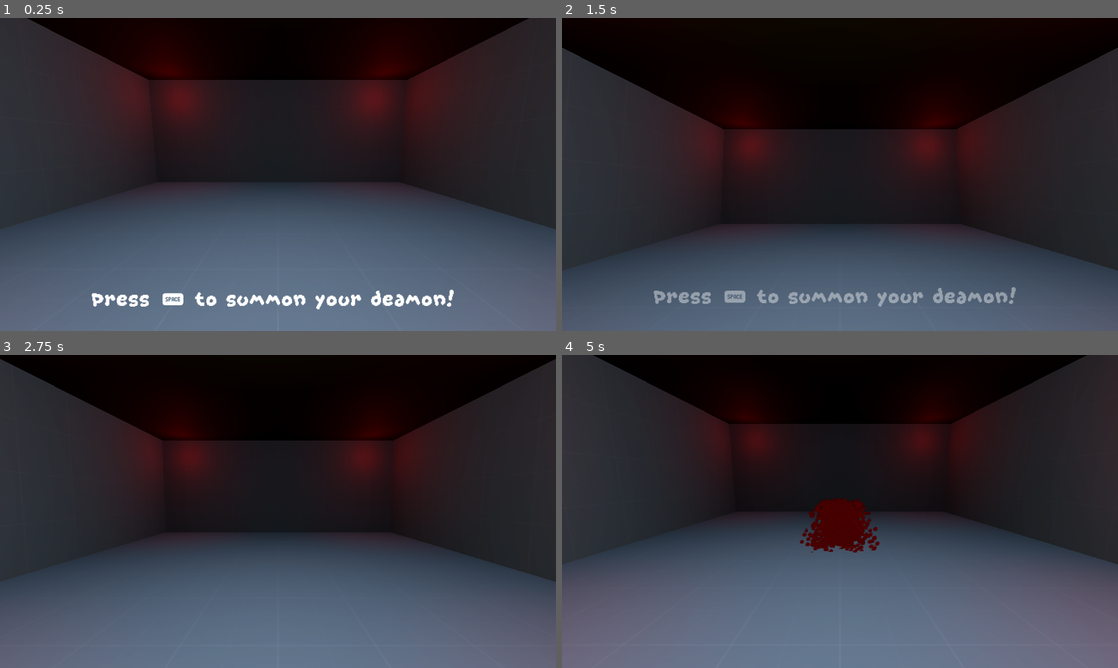
Above: before the commit, frames 1-4 (two rows, left to right).
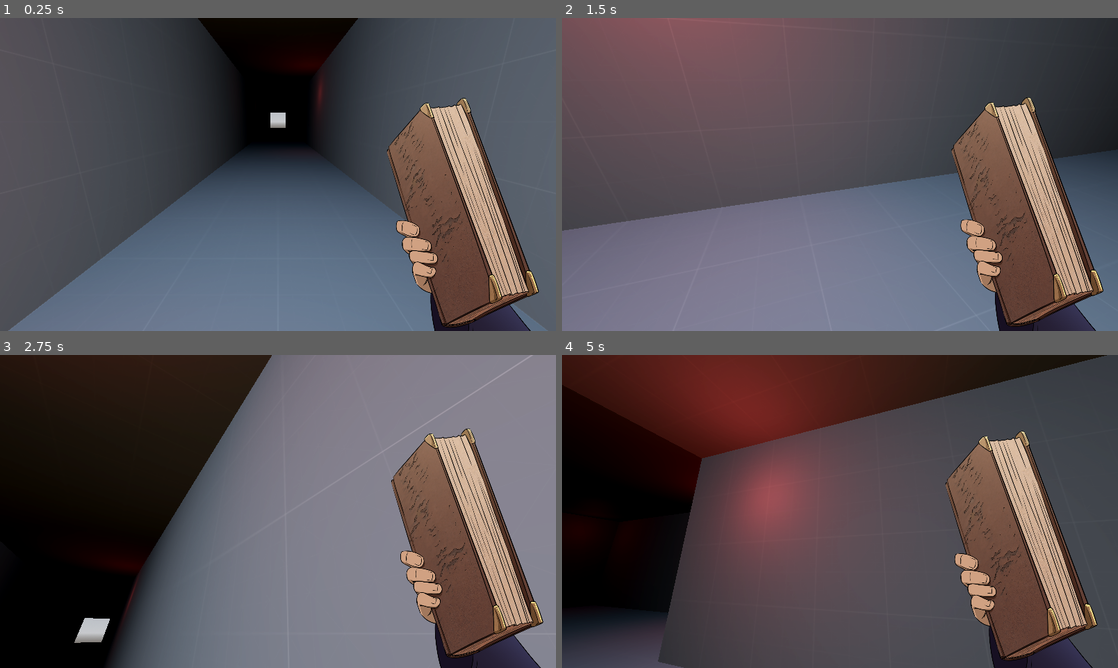
Above: after the commit, the same moments.

Repository: Bigaston/LDJam55
Game: Godot game, scene res://scenes/game/level.tscn
Two runs of this game, one before a commit and one after it. Both use one fixed random seed, a clock stepped at 60 frames per second and the inputs below.
Inputs (mouse positions are in pixels of both pictures, inside the frame that each line leads up to):
- Up to frame 1 (0.25 s): no input
- Up to frame 2 (1.5 s): move the mouse to (962, 158) at 0.52 s; hold E (book_right) 0.53-1.28 s; tap Space (use_spell) at 0.6, 1.35 s; move the mouse to (728, 190) at 1.27 s; hold S (move_backward) from 1.28 s (still down)
- Up to frame 3 (2.75 s): move the mouse to (333, 442) at 2.02 s; release S (move_backward) at 2.03 s; hold E (book_right) from 2.03 s (still down); tap Space (use_spell) at 2.1 s
- Up to frame 4 (5 s): move the mouse to (812, 574) at 2.77 s; release E (book_right) at 2.78 s; hold W (move_forward) 2.78-3.53 s; tap Space (use_spell) at 2.85, 3.6, 4.35 s; move the mouse to (1006, 558) at 3.52 s; hold Q (book_left) from 3.53 s (still down); move the mouse to (673, 464) at 4.27 s

The runs differ from the first frame. In frame 1, 63% of the frame differs, in the area x 0-100%, y 0-100%; in frame 2, 95%; in frame 3, 92%; in frame 4, 96%.

Commit message:
Ajout de placeholder d'icons

Diff:
--- a/objects/ui/BasicSpell.gd
+++ b/objects/ui/BasicSpell.gd
@@ -7,11 +7,11 @@
 	$SpellName.text = spell.name
 	$RightText.text = spell.right_page_text
 
-	$PictoPart.texture = part_linker.get_icon(spell.result_true.body_position)
+	$PictoPart.texture = part_linker.get_icon(spell.result_true.body_position).icon
 	$PictoFamily.texture = monster_linker.get_family(spell.result_true.monster_family).icon
 
-	$Condition/ConditionPart.texture = part_linker.get_icon(spell.condition.body_position)
+	$Condition/ConditionPart.texture = part_linker.get_icon(spell.condition.body_position).icon
 	$Condition/ConditionFamily.texture = monster_linker.get_family(spell.condition.monster_family).icon
 
-	$Condition/BadResultPart.texture = part_linker.get_icon(spell.result_false.body_position)
+	$Condition/BadResultPart.texture = part_linker.get_icon(spell.result_false.body_position).icon
 	$Condition/BadResultFamily.texture = monster_linker.get_family(spell.result_false.monster_family).icon
--- a/resources/content/MonsterResourceLinker.tres
+++ b/resources/content/MonsterResourceLinker.tres
@@ -7,6 +7,7 @@
 [ext_resource type="AudioStream" uid="uid://cwg0ffekh7n07" path="res://resources/audio/audio streams/A_B.tres" id="2_raebs"]
 [ext_resource type="Texture2D" uid="uid://c2ugmfvhnjdut" path="res://resources/textures/monsters/placeholders/BansheeLegs_muscle.png" id="3_g00it"]
 [ext_resource type="AudioStream" uid="uid://bc6av84vyseo1" path="res://resources/audio/audio streams/H_B.tres" id="3_iy347"]
+[ext_resource type="Texture2D" uid="uid://dyhyjumh8uwmb" path="res://resources/ui/icons/harpie.png" id="5_jus8p"]
 [ext_resource type="Texture2D" uid="uid://bopcnpvxnx27c" path="res://resources/textures/monsters/placeholders/BansheeTorso_muscle.png" id="5_k31vr"]
 [ext_resource type="Texture2D" uid="uid://v8xjmt6e0msa" path="res://resources/textures/monsters/placeholders/ZombieArm_slim.png" id="6_0kxfe"]
 [ext_resource type="AudioStream" uid="uid://csscnepbyflij" path="res://resources/audio/audio streams/L_B.tres" id="6_t51u1"]
@@ -22,6 +23,7 @@
 [ext_resource type="Texture2D" uid="uid://dro0yeabfxi6a" path="res://resources/textures/monsters/placeholders/SpecterTorso_tentacle.png" id="13_5grgm"]
 [ext_resource type="Texture2D" uid="uid://cqm70k81qch5m" path="res://resources/textures/monsters/placeholders/OgreArm_fat.png" id="14_j5wjg"]
 [ext_resource type="AudioStream" uid="uid://4342gvncoceh" path="res://resources/audio/audio streams/L_Z.tres" id="15_isfg0"]
+[ext_resource type="Texture2D" uid="uid://ds77safhmmgk8" path="res://resources/ui/icons/zombie.png" id="15_u0p8w"]
 [ext_resource type="Texture2D" uid="uid://drwtpixpbgi63" path="res://resources/textures/monsters/placeholders/OgreHead_fat.png" id="15_w0k8j"]
 [ext_resource type="Texture2D" uid="uid://d1o3m65x42l66" path="res://resources/textures/monsters/placeholders/OgreLegs_fat.png" id="16_gxdvo"]
 [ext_resource type="AudioStream" uid="uid://dfhew345lrbn" path="res://resources/audio/audio streams/T_Z.tres" id="17_lfcpq"]
@@ -29,15 +31,18 @@
 [ext_resource type="AudioStream" uid="uid://c0x8ba50iol2x" path="res://resources/audio/audio streams/A_S.tres" id="19_5xvdv"]
 [ext_resource type="AudioStream" uid="uid://djs6ndf0deyf5" path="res://resources/audio/audio streams/H_S.tres" id="20_po0bk"]
 [ext_resource type="AudioStream" uid="uid://bgm4p8yckf1n3" path="res://resources/audio/audio streams/L_S.tres" id="23_ac6mj"]
+[ext_resource type="Texture2D" uid="uid://b1gmrgnfvhidv" path="res://resources/ui/icons/spectre.png" id="24_ehy1b"]
 [ext_resource type="AudioStream" uid="uid://cbqe0socna2bk" path="res://resources/audio/audio streams/T_S.tres" id="25_aph82"]
 [ext_resource type="AudioStream" uid="uid://dynvr2a18pwce" path="res://resources/audio/audio streams/A_O.tres" id="27_40ppo"]
 [ext_resource type="AudioStream" uid="uid://dt1fjgh7f0prp" path="res://resources/audio/audio streams/H_O.tres" id="28_3uylh"]
 [ext_resource type="AudioStream" uid="uid://h1ipvnj680ui" path="res://resources/audio/audio streams/L_O.tres" id="31_it0lx"]
 [ext_resource type="AudioStream" uid="uid://8hgo27h7rluy" path="res://resources/audio/audio streams/T_O.tres" id="33_u21ly"]
+[ext_resource type="Texture2D" uid="uid://ccw6nvk8mrqs4" path="res://resources/ui/icons/ogre.png" id="33_ue4p3"]
 
 [sub_resource type="Resource" id="Resource_u2exw"]
 script = ExtResource("1_y7r5o")
 family = 0
+icon = ExtResource("5_jus8p")
 heads = Array[Texture2D]([ExtResource("2_jatcs")])
 torso = Array[Texture2D]([ExtResource("5_k31vr")])
 arms = Array[Texture2D]([ExtResource("1_qr3nv")])
@@ -50,6 +55,7 @@
 [sub_resource type="Resource" id="Resource_qwqee"]
 script = ExtResource("1_y7r5o")
 family = 1
+icon = ExtResource("15_u0p8w")
 heads = Array[Texture2D]([ExtResource("7_rd6e7")])
 torso = Array[Texture2D]([ExtResource("9_gx6hd")])
 arms = Array[Texture2D]([ExtResource("6_0kxfe")])
@@ -62,6 +68,7 @@
 [sub_resource type="Resource" id="Resource_lw8mj"]
 script = ExtResource("1_y7r5o")
 family = 2
+icon = ExtResource("24_ehy1b")
 heads = Array[Texture2D]([ExtResource("11_b17cf")])
 torso = Array[Texture2D]([ExtResource("13_5grgm")])
 arms = Array[Texture2D]([ExtResource("10_8yhyr")])
@@ -74,6 +81,7 @@
 [sub_resource type="Resource" id="Resource_ytqt8"]
 script = ExtResource("1_y7r5o")
 family = 3
+icon = ExtResource("33_ue4p3")
 heads = Array[Texture2D]([ExtResource("15_w0k8j")])
 torso = Array[Texture2D]([ExtResource("17_nd0na")])
 arms = Array[Texture2D]([ExtResource("14_j5wjg")])
--- a/resources/content/PartResourceLinker.tres
+++ b/resources/content/PartResourceLinker.tres
@@ -1,23 +1,31 @@
-[gd_resource type="Resource" script_class="PartResourceLinker" load_steps=7 format=3 uid="uid://006fwh1qrrer"]
+[gd_resource type="Resource" script_class="PartResourceLinker" load_steps=11 format=3 uid="uid://006fwh1qrrer"]
 
 [ext_resource type="Script" path="res://scripts/custom_resources/parts/PartIconLink.gd" id="1_7cevv"]
+[ext_resource type="Texture2D" uid="uid://do4j2nfcpnxoa" path="res://resources/ui/icons/torso.png" id="1_exdi5"]
 [ext_resource type="Script" path="res://scripts/custom_resources/parts/PartResourceLinker.gd" id="1_pny73"]
+[ext_resource type="Texture2D" uid="uid://csese6wlrj6j1" path="res://resources/ui/icons/arms.png" id="3_71vvj"]
+[ext_resource type="Texture2D" uid="uid://cadkoxexcoqcp" path="res://resources/ui/icons/legs.png" id="4_hieyy"]
+[ext_resource type="Texture2D" uid="uid://bld5v4rf0sghi" path="res://resources/ui/icons/head.png" id="5_f8ehw"]
 
 [sub_resource type="Resource" id="Resource_5akxl"]
 script = ExtResource("1_7cevv")
 part = 0
+icon = ExtResource("1_exdi5")
 
 [sub_resource type="Resource" id="Resource_hy75f"]
 script = ExtResource("1_7cevv")
 part = 1
+icon = ExtResource("3_71vvj")
 
 [sub_resource type="Resource" id="Resource_lb24i"]
 script = ExtResource("1_7cevv")
 part = 2
+icon = ExtResource("4_hieyy")
 
 [sub_resource type="Resource" id="Resource_o6coh"]
 script = ExtResource("1_7cevv")
 part = 3
+icon = ExtResource("5_f8ehw")
 
 [resource]
 script = ExtResource("1_pny73")
--- a/scenes/game/level.tscn
+++ b/scenes/game/level.tscn
@@ -311,9 +311,10 @@
 monster_spawn = NodePath("../StartRoom/MonsterSpawn")
 player_scene = ExtResource("7_2wh5t")
 player_spawn = NodePath("../StartRoom/PlayerSpawn")
+skip_intro = true
 
 [node name="Camera3D" type="Camera3D" parent="Intro"]
-transform = Transform3D(-1, 2.20956e-07, 2.52554e-06, 0, 0.996195, -0.0871558, -2.53518e-06, -0.0871558, -0.996195, 0, 1.5, 1.3)
+transform = Transform3D(-1, -3.52828e-07, 2.51051e-06, 0, 0.990268, 0.139173, -2.53518e-06, 0.139173, -0.990268, 0, 1.5, 1.7)
 
 [node name="AnimationPlayer" type="AnimationPlayer" parent="Intro"]
 libraries = {
--- a/scripts/scenes/Intro.gd
+++ b/scripts/scenes/Intro.gd
@@ -6,8 +6,15 @@
 @export var player_scene: PackedScene
 @export var player_spawn: Node3D
 
+@export var skip_intro: bool = false
+
 var monster: Node3D
 var player: CharacterBody3D
+
+func _ready():
+	if skip_intro:
+		($AnimationPlayer as AnimationPlayer).speed_scale = 1000
+		($AnimationPlayer as AnimationPlayer).play("StartGame", 1)
 
 func _process(delta: float) -> void:
 	if Input.is_action_just_released("use_spell"):
Not shown: 1 places in resources/content/MonsterResourceLinker.tres that only renumber resources
Binary file added: resources/ui/icons/arms.png
Not shown, added: resources/ui/icons/arms.png.import
Binary file added: resources/ui/icons/harpie.png
Not shown, added: resources/ui/icons/harpie.png.import
Binary file added: resources/ui/icons/head.png
Not shown, added: resources/ui/icons/head.png.import
Binary file added: resources/ui/icons/legs.png
Not shown, added: resources/ui/icons/legs.png.import
Binary file added: resources/ui/icons/ogre.png
Not shown, added: resources/ui/icons/ogre.png.import
Binary file added: resources/ui/icons/spectre.png
(and 5 more such lines)
